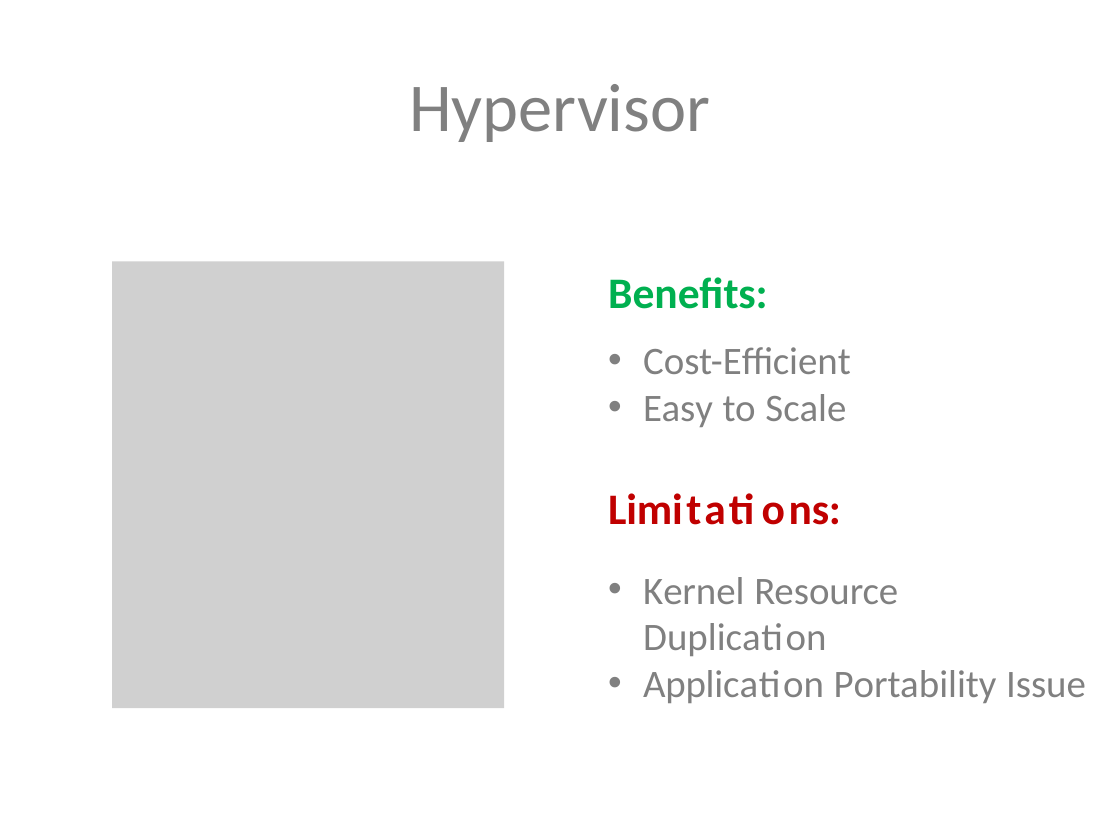
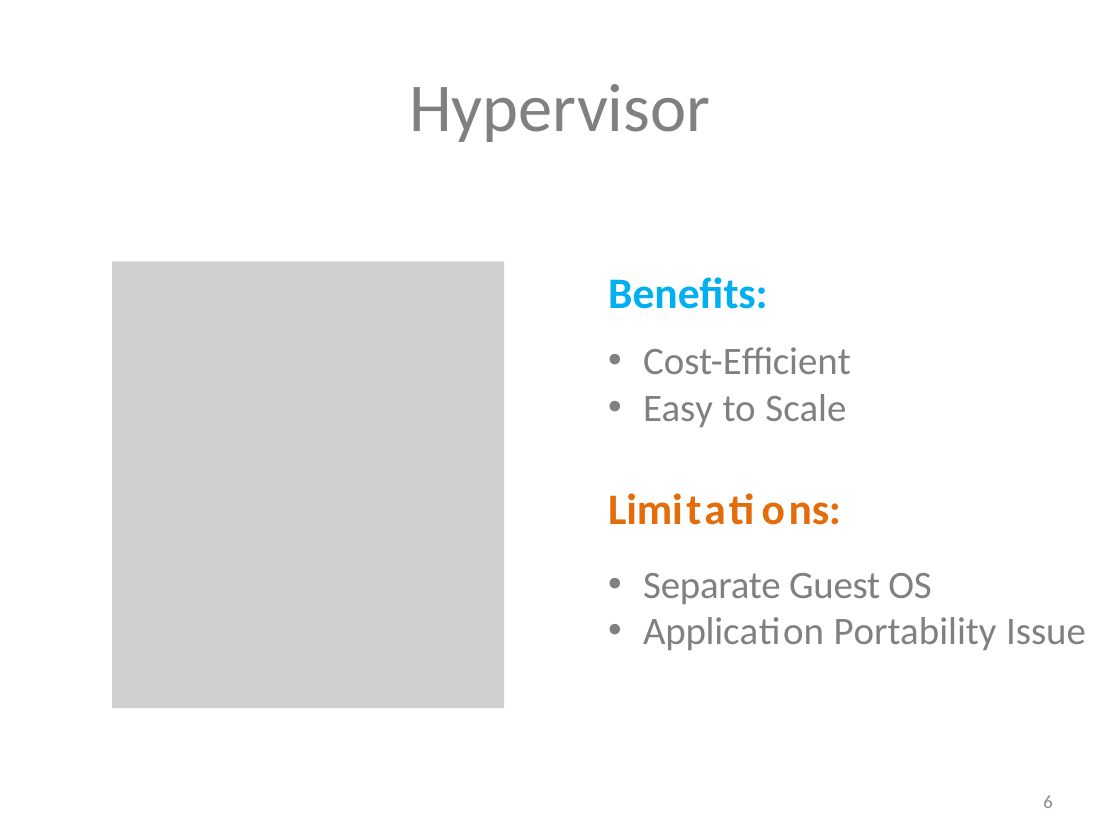
Before and after one commit to suman-d/DO-Assignment, a slide deck: slide 6 of Docker Fundamentals.pptx. Drawn at 1120x840 pixels with LibreOffice and Linux fonts; fonts in the diff are those of the drawing; grey boxes stand for pictures. Boxes give left, top, right and bottom in pixels: in the first picture for what was removed or moved away, otherwise in the second. Text is boxed around its words. In the diff, an @@ line names an element or a change of style, - is before the commit and + after.

```diff
--- a/Docker Fundamentals.pptx
+++ b/Docker Fundamentals.pptx
@@ text at [608,277,767,309]: text colour #00B050 to #00B0F0 in "Beneﬁts:"; text colour #C00000 to #E46C0A in "Limitations:" @@
@@ text at [643,573,931,604]: text changed @@
-• Kernel Resource Duplication
+• Separate Guest OS
@@ page number added at [1043,795,1052,808], 12 pt, text #8C8C8C @@
+6
```
Also in this commit, not shown: 15 other slides changed, 2 slides added, 8 slides removed.
